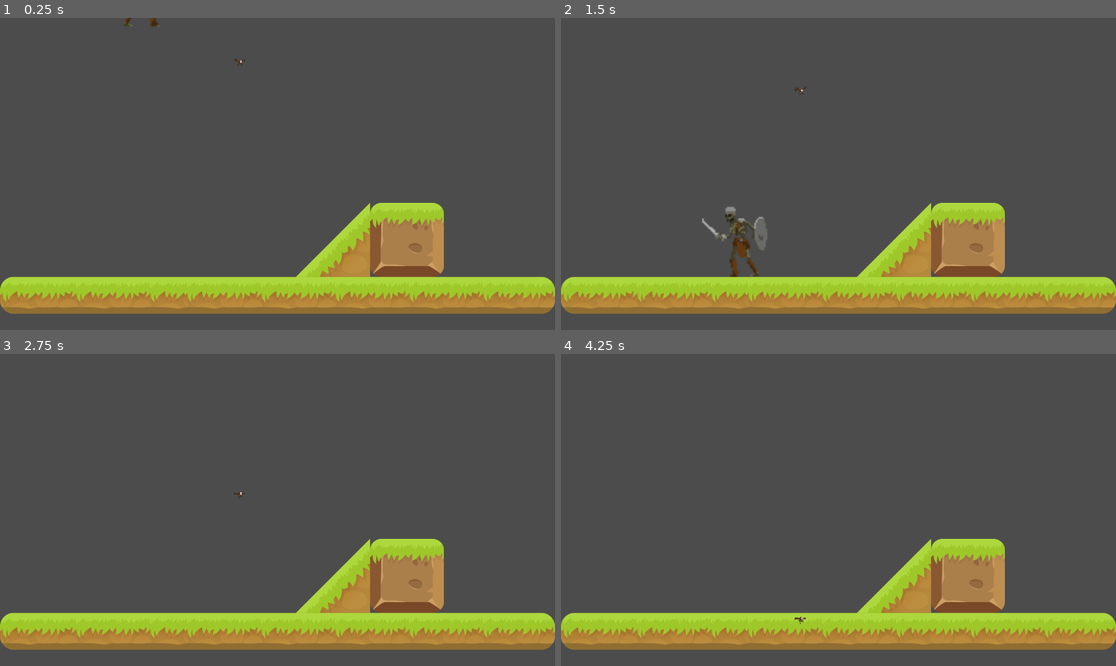
Above: before the commit, frames 1-4 (two rows, left to right).
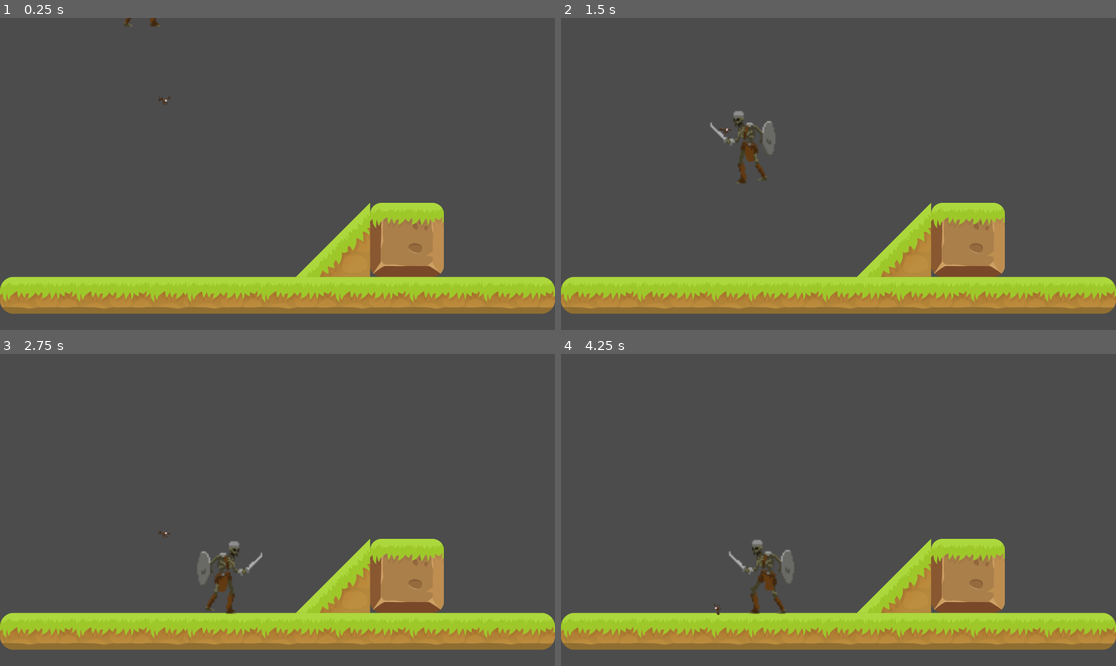
Above: after the commit, the same moments.

Repository: scottmpowell/701gameProject
Game: Godot game, scene res://Scenes/Game.tscn
Two runs of this game, one before a commit and one after it. Both use one fixed random seed, a clock stepped at 60 frames per second and the inputs below.
Inputs:
- Up to frame 1 (0.25 s): no input
- Up to frame 2 (1.5 s): tap Enter (ui_accept) at 0.5, 0.77 s; hold Right (ui_right) 0.53-1.28 s; hold Left (ui_left) from 1.28 s (still down)
- Up to frame 3 (2.75 s): tap Enter (ui_accept) at 1.52 s; release Left (ui_left) at 2.03 s; hold Right (ui_right) from 2.03 s (still down)
- Up to frame 4 (4.25 s): tap Enter (ui_accept) at 3.02, 3.77 s; release Right (ui_right) at 3.53 s; hold Left (ui_left) from 3.53 s (still down)

The runs differ from the first frame. In frame 1, less than 0.1% of the frame differs, in the area x 28-45%, y 12-29%; in frame 2, 1.5%, in the area x 25-45%, y 21-84%; in frame 3, 0.8%; in frame 4, 0.8%.

Commit message:
I'm either a programming god or a complete moron. I solved the problem but it should NOT have taken me this long

Diff:
--- a/godotPlayground/Scenes/Game.tscn
+++ b/godotPlayground/Scenes/Game.tscn
@@ -1,8 +1,20 @@
-[gd_scene load_steps=16 format=2]
+[gd_scene load_steps=20 format=2]
 
 [ext_resource path="res://Scenes/Player.tscn" type="PackedScene" id=1]
 [ext_resource path="res://Assets/TheSpriteBundle_Free/Level_1_256x256.png" type="Texture" id=2]
 [ext_resource path="res://Assets/Monsters_Creatures_Fantasy/Flying eye/Flight.png" type="Texture" id=3]
+
+[sub_resource type="ConvexPolygonShape2D" id=15]
+points = PoolVector2Array( 256, 256, 0, 256, 0, 0, 256, 0 )
+
+[sub_resource type="ConvexPolygonShape2D" id=16]
+points = PoolVector2Array( 32, 0, 736, 0, 768, 32, 768, 96, 736, 128, 32, 128, 0, 96, 0, 32 )
+
+[sub_resource type="ConvexPolygonShape2D" id=17]
+points = PoolVector2Array( 128, 128, 256, 0, 256, 256, 0, 256 )
+
+[sub_resource type="ConvexPolygonShape2D" id=18]
+points = PoolVector2Array( 256, 256, 0, 256, 0, 0, 256, 0 )
 
 [sub_resource type="TileSet" id=1]
 0/name = "Level_1_256x256.png 0"
@@ -15,9 +27,16 @@
 0/navigation_offset = Vector2( 0, 0 )
 0/shape_offset = Vector2( 0, 0 )
 0/shape_transform = Transform2D( 1, 0, 0, 1, 0, 0 )
+0/shape = SubResource( 15 )
 0/shape_one_way = false
-0/shape_one_way_margin = 0.0
-0/shapes = [  ]
+0/shape_one_way_margin = 1.0
+0/shapes = [ {
+"autotile_coord": Vector2( 0, 0 ),
+"one_way": false,
+"one_way_margin": 1.0,
+"shape": SubResource( 15 ),
+"shape_transform": Transform2D( 1, 0, 0, 1, 0, 0 )
+} ]
 0/z_index = 0
 1/name = "Level_1_256x256.png 1"
 1/texture = ExtResource( 2 )
@@ -43,9 +62,16 @@
 2/navigation_offset = Vector2( 0, 0 )
 2/shape_offset = Vector2( 0, 0 )
 2/shape_transform = Transform2D( 1, 0, 0, 1, 0, 0 )
+2/shape = SubResource( 16 )
 2/shape_one_way = false
-2/shape_one_way_margin = 0.0
-2/shapes = [  ]
+2/shape_one_way_margin = 1.0
+2/shapes = [ {
+"autotile_coord": Vector2( 0, 0 ),
+"one_way": false,
+"one_way_margin": 1.0,
+"shape": SubResource( 16 ),
+"shape_transform": Transform2D( 1, 0, 0, 1, 0, 0 )
+} ]
 2/z_index = 0
 3/name = "Level_1_256x256.png 3"
 3/texture = ExtResource( 2 )
@@ -57,10 +83,38 @@
 3/navigation_offset = Vector2( 0, 0 )
 3/shape_offset = Vector2( 0, 0 )
 3/shape_transform = Transform2D( 1, 0, 0, 1, 0, 0 )
+3/shape = SubResource( 17 )
 3/shape_one_way = false
-3/shape_one_way_margin = 0.0
-3/shapes = [  ]
+3/shape_one_way_margin = 1.0
+3/shapes = [ {
+"autotile_coord": Vector2( 0, 0 ),
+"one_way": false,
+"one_way_margin": 1.0,
+"shape": SubResource( 17 ),
+"shape_transform": Transform2D( 1, 0, 0, 1, 0, 0 )
+} ]
 3/z_index = 0
+4/name = "Level_1_256x256.png 4"
+4/texture = ExtResource( 2 )
+4/tex_offset = Vector2( 0, 0 )
+4/modulate = Color( 1, 1, 1, 1 )
+4/region = Rect2( 256, 0, 256, 256 )
+4/tile_mode = 0
+4/occluder_offset = Vector2( 0, 0 )
+4/navigation_offset = Vector2( 0, 0 )
+4/shape_offset = Vector2( 0, 0 )
+4/shape_transform = Transform2D( 1, 0, 0, 1, 0, 0 )
+4/shape = SubResource( 18 )
+4/shape_one_way = false
+4/shape_one_way_margin = 1.0
+4/shapes = [ {
+"autotile_coord": Vector2( 0, 0 ),
+"one_way": false,
+"one_way_margin": 1.0,
+"shape": SubResource( 18 ),
+"shape_transform": Transform2D( 1, 0, 0, 1, 0, 0 )
+} ]
+4/z_index = 0
 
 [sub_resource type="RectangleShape2D" id=13]
 extents = Vector2( 1599.78, 10 )
@@ -118,34 +172,37 @@
 
 [node name="Game" type="Node2D"]
 
+[node name="TileMap" type="TileMap" parent="."]
+tile_set = SubResource( 1 )
+collision_mask = 0
+occluder_light_mask = 31
+format = 1
+tile_data = PoolIntArray( 655376, 3, 0, 655380, 0, 0, 917504, 2, 0, 917514, 2, 0, 917522, 2, 0 )
+
+[node name="StaticBody2D" type="StaticBody2D" parent="TileMap"]
+
+[node name="CollisionShape2D" type="CollisionShape2D" parent="TileMap/StaticBody2D"]
+position = Vector2( 445.422, 959.147 )
+shape = SubResource( 13 )
+disabled = true
+
 [node name="Player" parent="." instance=ExtResource( 1 )]
 light_mask = 0
 position = Vector2( 565.565, -276.185 )
 scale = Vector2( 5, 5 )
 speed = Vector2( 150, 350 )
 
-[node name="TileMap" type="TileMap" parent="."]
-tile_set = SubResource( 1 )
-collision_mask = 31
-format = 1
-tile_data = PoolIntArray( 655376, 3, 0, 655380, 0, 0, 917504, 2, 0, 917514, 2, 0, 917522, 2, 0 )
-
-[node name="StaticBody2D" type="StaticBody2D" parent="TileMap"]
-
-[node name="CollisionShape2D" type="CollisionShape2D" parent="TileMap/StaticBody2D"]
-position = Vector2( 445.422, 959.147 )
-shape = SubResource( 13 )
-disabled = true
-
 [node name="RigidBody2D" type="RigidBody2D" parent="."]
-position = Vector2( 825.31, 147.462 )
+position = Vector2( 565.766, 283.533 )
 collision_layer = 31
 collision_mask = 31
+__meta__ = {
+"_edit_group_": true
+}
 
 [node name="Bat" type="AnimatedSprite" parent="RigidBody2D"]
 frames = SubResource( 12 )
 animation = "Bat"
-frame = 2
 playing = true
 
 [node name="CollisionShape2D" type="CollisionShape2D" parent="RigidBody2D"]
--- a/godotPlayground/Scenes/Player.tscn
+++ b/godotPlayground/Scenes/Player.tscn
@@ -116,7 +116,7 @@
 [node name="Skeleton" type="AnimatedSprite" parent="."]
 frames = SubResource( 17 )
 animation = "Idle"
-frame = 3
+frame = 2
 speed_scale = 2.0
 playing = true
 
--- a/godotPlayground/Scripts/Player.gd
+++ b/godotPlayground/Scripts/Player.gd
@@ -43,7 +43,6 @@
 	var velocity = calculate_move_velocity()
 	#velocity.y += gravity * delta
 	var is_on_platform = $PlatformDetector.is_colliding()
-	print(is_on_platform)
 	velocity = move_and_slide_with_snap(
 		velocity, snap_vector, FLOOR_NORMAL, not is_on_platform, 4, 0.9, false
 	)
